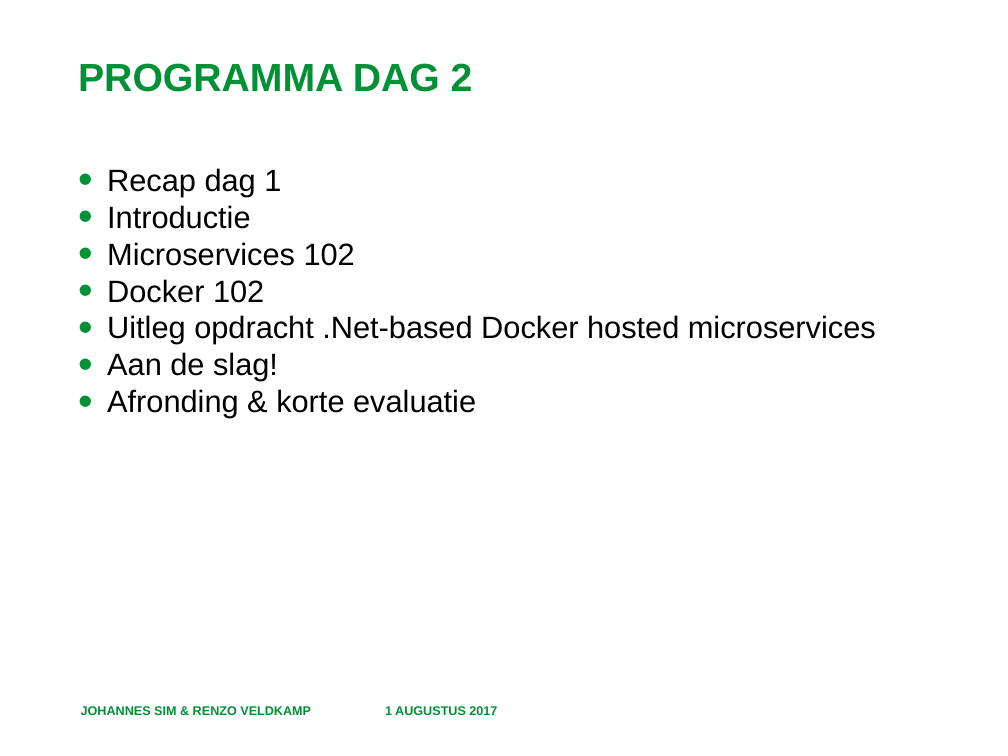
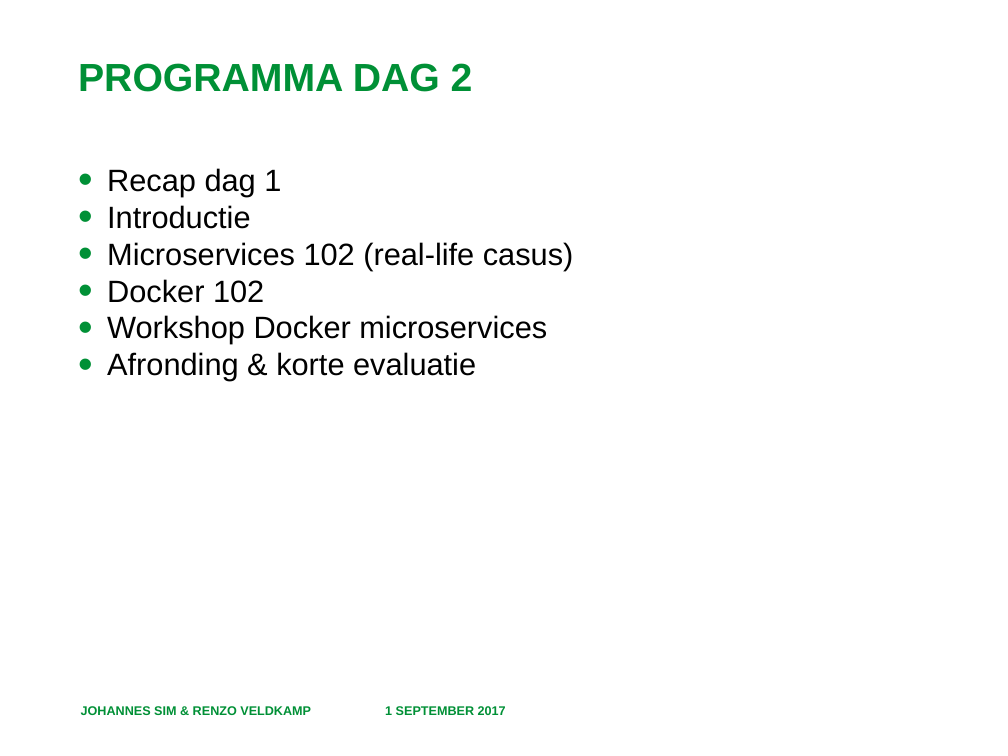
Before and after one commit to RenzoVeldkamp/MicroContainer, a slide deck: slide 5 of Presentatie/Docker-based microservices.pptx. Drawn at 1008x756 pixels with LibreOffice and Linux fonts; fonts in the diff are those of the drawing; background and template pictures are left out. Boxes give left, top, right and bottom in pixels: in the first picture for what was removed or moved away, otherwise in the second. Text is boxed around its words. In the diff, an @@ line names an element or a change of style, - is before the commit and + after.

```diff
--- a/Presentatie/Docker-based microservices.pptx
+++ b/Presentatie/Docker-based microservices.pptx
@@ text at bbox=[107, 242, 574, 270]: text changed @@
-• Microservices 102
+• Microservices 102 (real-life casus)
@@ text at bbox=[107, 315, 547, 344]: text changed @@
-• Uitleg opdracht .Net-based Docker hosted microservices
-• Aan de slag!
+• Workshop Docker microservices
@@ text at bbox=[385, 706, 506, 715]: text changed @@
-1 AUGUSTUS 2017
+1 SEPTEMBER 2017
```
Also in this commit, not shown: 17 other slides changed, 18 other files.
